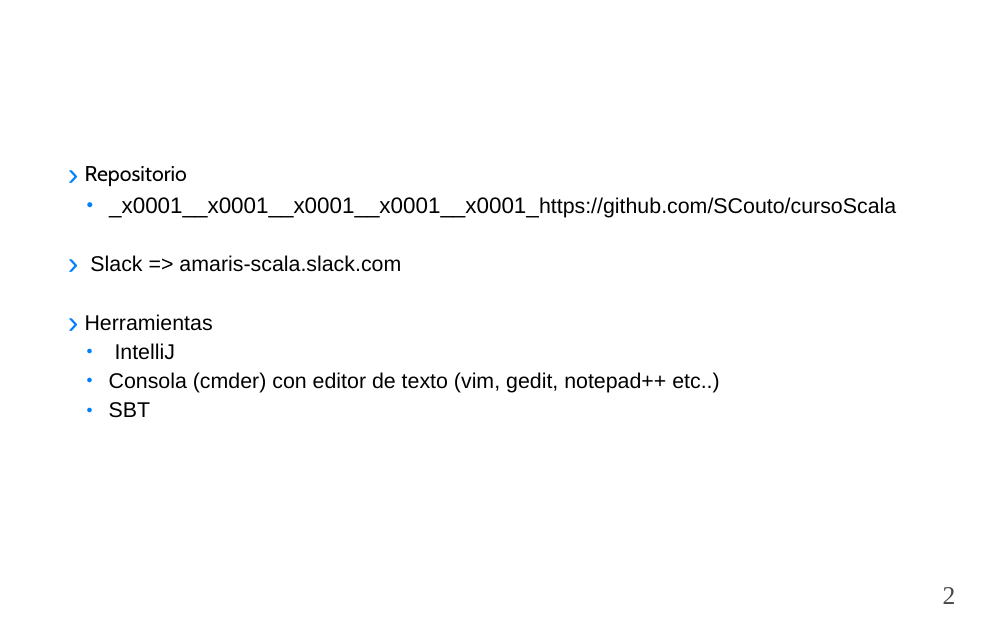
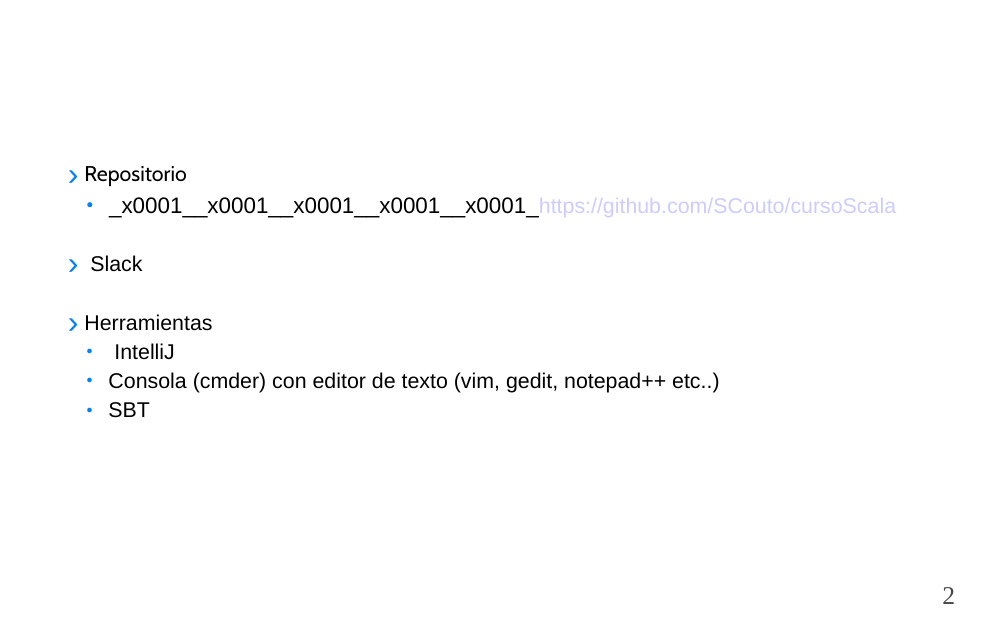
Before and after one commit to padoca/cursoScala, a slide deck: slide 2 of guiones/ppt/1.Programación Funcional Scala.ppt. Drawn at 1008x635 pixels with LibreOffice and Linux fonts; fonts in the diff are those of the drawing; background and template pictures are left out. Boxes give left, top, right and bottom in pixels: in the first picture for what was removed or moved away, otherwise in the second. Text is boxed around its words. In the diff, an @@ line names an element or a change of style, - is before the commit and + after.

```diff
--- a/guiones/ppt/1.Programación Funcional Scala.ppt
+++ b/guiones/ppt/1.Programación Funcional Scala.ppt
@@ text at (84, 166, 896, 418): text colour #000000 to #CCCCFF in "_x0001__x0001__x0001__x0001__x0001_https://github.com/SCouto ..."; indent changed @@
@@ text at (90, 255, 142, 272): text changed @@
-  › Slack => amaris-scala.slack.com
+  › Slack
```
Also in this commit, not shown: 12 other slides changed, 22 other files.
